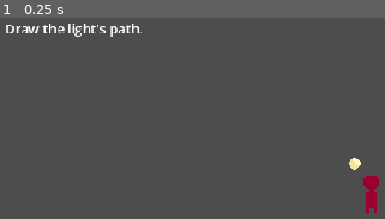
Above: before the commit, frame 1.
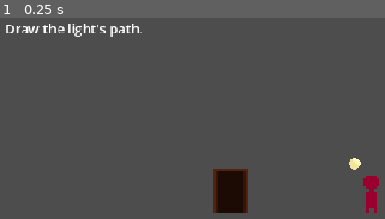
Above: after the commit, the same moment.

Repository: kvnfrr/Staylight
Game: Godot game, scene res://scenes/main.tscn
Two runs of this game, one before a commit and one after it. Both use one fixed random seed, a clock stepped at 60 frames per second and the inputs below.
Inputs:
- Up to frame 1 (0.25 s): no input

The runs differ from the first frame. In frame 1, 2.0% of the frame differs, in the area x 55-65%, y 75-98%.

Commit message:
Added exit/win logic and exit sprite

Diff:
--- a/scenes/main.tscn
+++ b/scenes/main.tscn
@@ -4,12 +4,16 @@
 [ext_resource type="Texture2D" uid="uid://c31xbyhrqexc8" path="res://assets/player.png" id="1_o5qli"]
 [ext_resource type="Script" uid="uid://c7xm8d3j5bus1" path="res://scripts/main.gd" id="1_sugp2"]
 [ext_resource type="Texture2D" uid="uid://y68pa7p8jydv" path="res://assets/spirit.png" id="3_sugp2"]
+[ext_resource type="Texture2D" uid="uid://cdr54eg5au6i7" path="res://assets/exit.png" id="5_tbgi4"]
 
 [sub_resource type="RectangleShape2D" id="RectangleShape2D_0wfyh"]
 size = Vector2(18, 45)
 
 [sub_resource type="RectangleShape2D" id="RectangleShape2D_o5qli"]
 size = Vector2(1000, 20)
+
+[sub_resource type="RectangleShape2D" id="RectangleShape2D_tefeu"]
+size = Vector2(41, 54)
 
 [node name="Main" type="Node2D" unique_id=52698365]
 script = ExtResource("1_sugp2")
@@ -53,3 +57,16 @@
 offset_right = 60.0
 offset_bottom = 43.0
 text = "Draw the light's path."
+
+[node name="Exit" type="Area2D" parent="." unique_id=286935097]
+position = Vector2(291, 227)
+
+[node name="CollisionShape2D" type="CollisionShape2D" parent="Exit" unique_id=1927111711]
+shape = SubResource("RectangleShape2D_tefeu")
+
+[node name="Sprite2D" type="Sprite2D" parent="Exit" unique_id=1947999588]
+position = Vector2(0, -2)
+scale = Vector2(2.9999998, 3.625)
+texture = ExtResource("5_tbgi4")
+
+[connection signal="body_entered" from="Exit" to="." method="_on_exit_body_entered"]
--- a/scripts/main.gd
+++ b/scripts/main.gd
@@ -1,6 +1,6 @@
 extends Node2D
 
-enum GameState { DRAWING, RUNNING }
+enum GameState { DRAWING, RUNNING, WON }
 
 @onready var path_line: Line2D = $PathLine
 @onready var spirit: Area2D = $Spirit
@@ -131,3 +131,13 @@
 
 	if path_end_timer >= path_end_grace_time:
 		fail_run()
+
+
+func _on_exit_body_entered(body: Node2D) -> void:
+		if body == player and state == GameState.RUNNING:
+			win_run()
+
+func win_run() -> void:
+	state = GameState.WON
+	player.controls_enabled = false
+	message_label.text = "You made it."
Binary file added: assets/exit.png
Not shown, added: assets/exit.png.import
